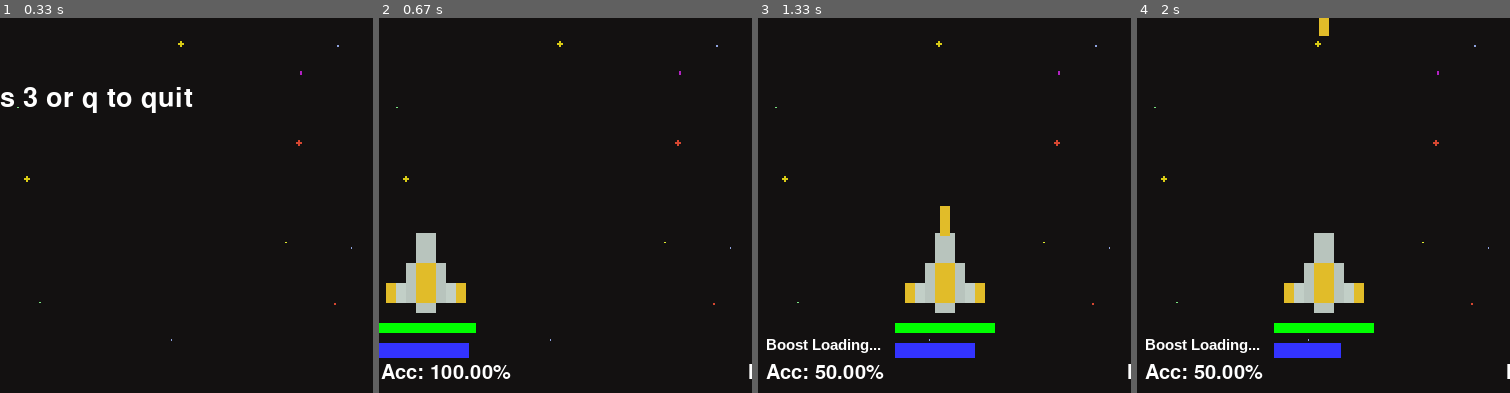
Above: before the commit, frames 1-4 (left to right).
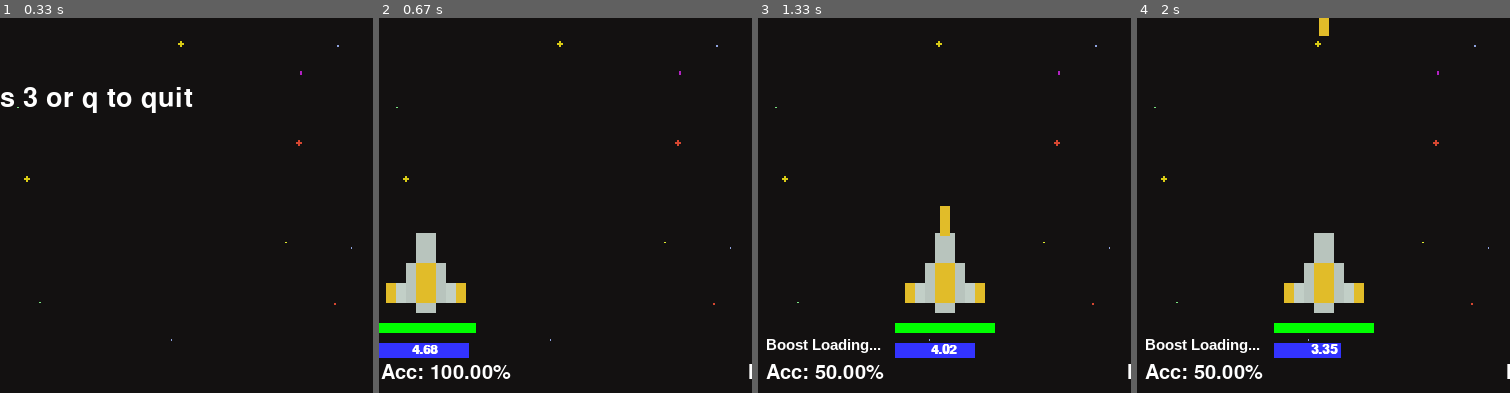
Above: after the commit, the same moments.

Repository: WilsonOh/pygame_space_shooters
Game: pygame game, started from main.py
The game is run twice, just before and just after one commit, with the same random seed, the same clock (stepped at 60 frames per second) and the same inputs.
Inputs:
- Up to frame 1 (0.33 s): no input
- Up to frame 2 (0.67 s): type "Ann (at the terminal prompt)" at 0.33 s; tap 1 at 0.33 s
- Up to frame 3 (1.33 s): hold R 0.67-1.13 s; hold D 0.67-1.13 s; tap Space at 1.17 s
- Up to frame 4 (2 s): no input
The pictures show only the part of the screen within x 41-91%, y 50-100%; the shares and areas given below are measured in that part.

Frame 1 is identical in both runs. In frame 2, 0.1% of the frame differs, in the area x 8-16%, y 87-90%; in frame 3, 0.1%; in frame 4, 0.1%, in the area x 46-54%, y 86-90%.

Commit message:
added boost counter and boost sfx

Diff:
--- a/main.py
+++ b/main.py
@@ -107,6 +107,7 @@
 
 
 class Player(Ship):
+    player_vel = 5
     BOOST_CD = 300
     number_hit = 1
     total_shots = 1
@@ -130,11 +131,13 @@
 
     def boost(self):
         if self.enable_boost:
-            if self.boost_triggered:
+            if self.boost_triggered:  # add boost features here
                 self.laser_vel = 10
                 self.COOLDOWN = 10
+                self.player_vel = 10
                 self.boost_duration -= 1
                 if self.boost_duration <= 0:
+                    self.player_vel = 5
                     self.boost_duration = 120
                     self.enable_boost = False
                     self.boost_cd = self.BOOST_CD
@@ -150,21 +153,26 @@
                 self.boost_cd -= 1
 
     def boost_bar(self, window):
+        boost_font = pygame.font.SysFont("firacodenerdfontcompletemono", 20, bold=True)
         pygame.draw.rect(window, (51, 51, 255), (self.x, self.y + self.height + 30,
                                                  (self.boost_cd/self.BOOST_CD) * self.width, 15))
         bar_font = pygame.font.SysFont("arial", 15, bold=True)
         boost_label = bar_font.render("Boost Loading... ", True, (255, 255, 255))
         boost_cd_label = bar_font.render("BOOOOST!!", True, (255, 255, 153))
         boost_ready_label = bar_font.render("Boost Ready!", True, (255, 255, 153))
+        boost_cd_counter = boost_font.render(f"{(self.boost_cd/60):.2f}", True, (255, 255, 255))
+        boost_duration_counter = boost_font.render(f"{(self.boost_duration/60):.2f}", True, (255, 255, 255))
         if self.boost_cd <= 0:
             pygame.draw.rect(window, (204, 0, 204), (self.x, self.y + self.height + 30,
                                                      (self.boost_duration/120) * self.width, 15))
             if self.boost_triggered:
                 window.blit(boost_cd_label, (self.x - 10 - boost_cd_label.get_width(), self.y + self.height + 23))
+                window.blit(boost_duration_counter, (self.x + boost_duration_counter.get_width() + 10, self.y + self.height + 30))
             else:
                 window.blit(boost_ready_label, (self.x - 10 - boost_ready_label.get_width(), self.y + self.height + 23))
         else:
             window.blit(boost_label, (self.x - 10 - boost_label.get_width(), self.y + self.height + 23))
+            window.blit(boost_cd_counter, (self.x + boost_cd_counter.get_width() + 10, self.y + self.height + 30))
 
     def draw(self, window):
         super().draw(window)
@@ -485,16 +493,19 @@
                 player.shoot()
         keys = pygame.key.get_pressed()
         if keys[pygame.K_a] and player.x > 0:
-            player.x -= player_vel
+            player.x -= player.player_vel
         if keys[pygame.K_w] and player.y > 150:
-            player.y -= player_vel
+            player.y -= player.player_vel
         if keys[pygame.K_d] and player.x < WIDTH - player.width:
-            player.x += player_vel
+            player.x += player.player_vel
         if keys[pygame.K_s] and player.y < HEIGHT - player.height - 30:
-            player.y += player_vel
+            player.y += player.player_vel
         if keys[pygame.K_SPACE]:
             player.shoot()
         if keys[pygame.K_r] and player.enable_boost:
+            boost_sfx = mixer.Sound('assets/powerup.wav')
+            boost_sfx.set_volume(0.2)
+            boost_sfx.play()
             print("Boost triggered!")
             player.boost_triggered = True
         if keys[pygame.K_ESCAPE]:
Not shown, added: .gitignore
Not shown, added: assets/powerup.wav
